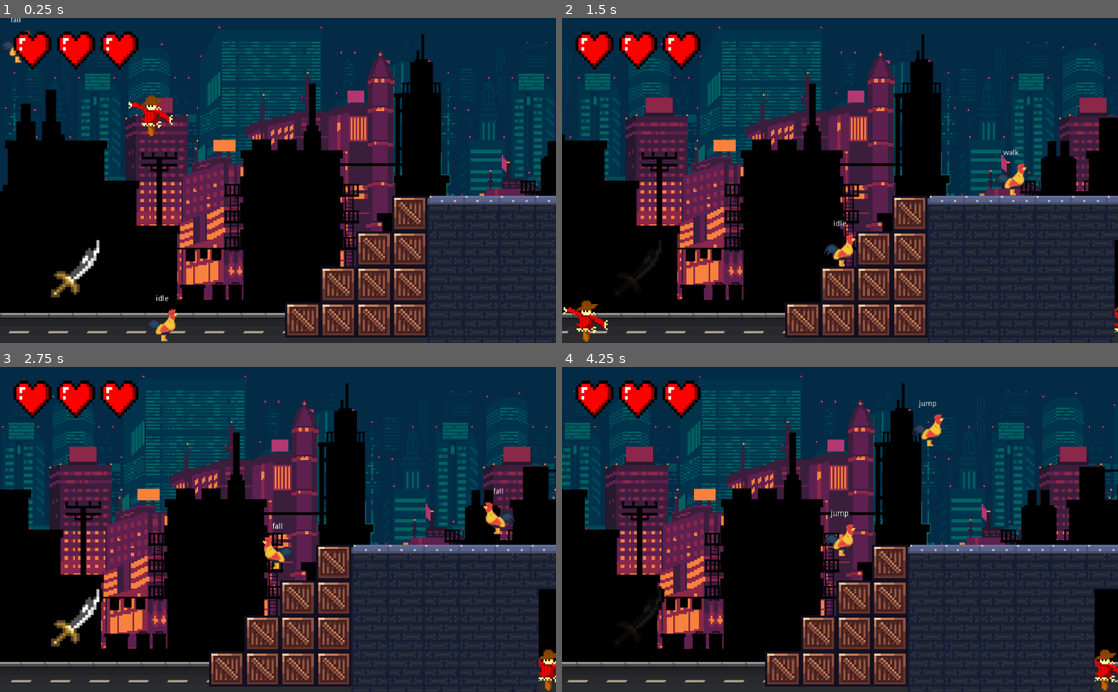
Above: before the commit, frames 1-4 (two rows, left to right).
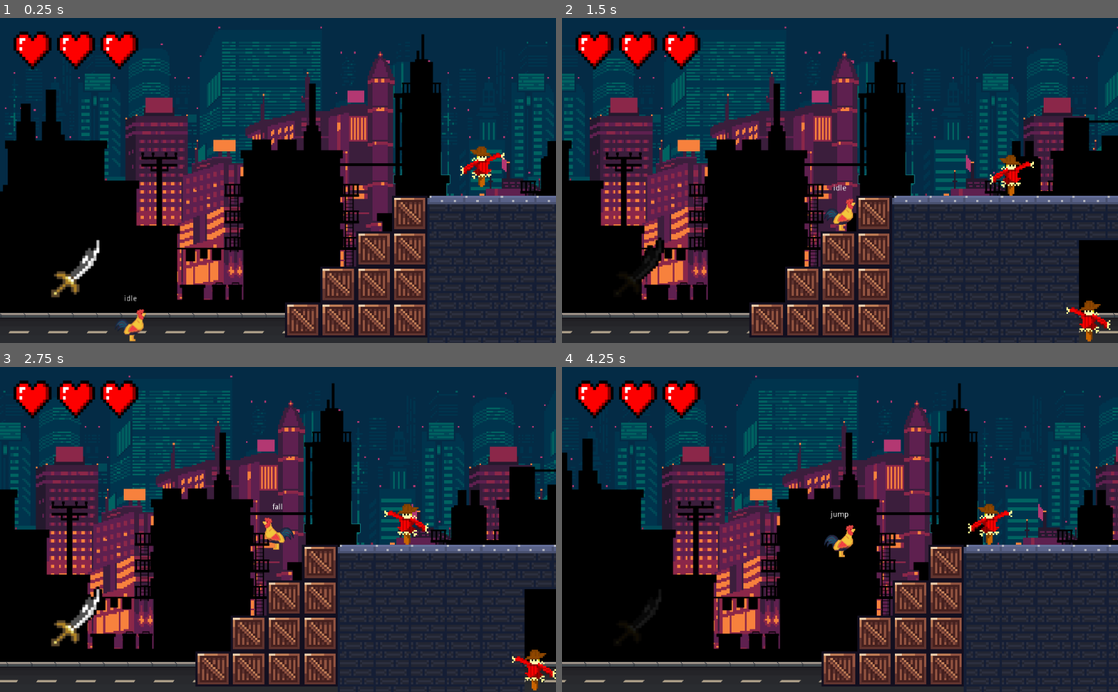
Above: after the commit, the same moments.

Repository: see4pablo/rooster-madness
Game: Godot game, scene res://Game.tscn
The game is run twice, just before and just after one commit, with the same random seed, the same clock (stepped at 60 frames per second) and the same inputs.
Inputs (mouse positions are in pixels of both pictures, inside the frame that each line leads up to):
- Up to frame 1 (0.25 s): no input
- Up to frame 2 (1.5 s): move the mouse to (962, 164) at 0.52 s; press the mouse at (962, 164) at 0.53 s; hold D (move_right) from 0.53 s (still down); tap Space (jump) at 0.77 s; move the mouse to (728, 196) at 1.27 s; release the mouse at (728, 196) at 1.28 s; click (728, 196) at 1.35 s
- Up to frame 3 (2.75 s): tap Space (jump) at 1.52 s; move the mouse to (333, 458) at 2.02 s; release D (move_right) at 2.03 s; press the mouse at (333, 458) at 2.03 s; hold A (move_left) from 2.03 s (still down)
- Up to frame 4 (4.25 s): move the mouse to (812, 594) at 2.77 s; release A (move_left) at 2.78 s; release the mouse at (812, 594) at 2.78 s; hold D (move_right) from 2.78 s (still down); click (812, 594) at 2.85 s; tap Space (jump) at 3.02, 3.77 s; move the mouse to (1006, 578) at 3.52 s; press the mouse at (1006, 578) at 3.53 s

The runs differ from the first frame. In frame 1, 1.4% of the frame differs, in the area x 0-91%, y 0-100%; in frame 2, 37%; in frame 3, 28%; in frame 4, 45%, in the area x 0-100%, y 2-100%.

Commit message:
Fix game escene

Diff:
--- a/Game.tscn
+++ b/Game.tscn
@@ -22,15 +22,6 @@
 [node name="CollisionShape2D" type="CollisionShape2D" parent="StaticBody2D"]
 position = Vector2( 8128.17, 327.145 )
 shape = SubResource( 1 )
-
-[node name="Enemies" type="Node2D" parent="."]
-
-[node name="enemy" parent="Enemies" instance=ExtResource( 2 )]
-position = Vector2( 1250.48, 565.647 )
-direction = 1
-
-[node name="Player" parent="." instance=ExtResource( 1 )]
-position = Vector2( 298.975, 539.56 )
 
 [node name="ParallaxBackground" type="ParallaxBackground" parent="."]
 
@@ -91,15 +82,15 @@
 format = 1
 tile_data = PoolIntArray( 65535, 0, 0, 131071, 0, 0, 196607, 0, 0, 262143, 0, 0, 327679, 0, 0, 393215, 0, 0, 327691, 0, …(564 unchanged characters)…
 
+[node name="Enemies" type="Node2D" parent="."]
 
-
-[node name="enemy2" parent="Enemies" instance=ExtResource( 2 )]
-position = Vector2( 300, 133 )
+[node name="enemy" parent="Enemies" instance=ExtResource( 2 )]
+position = Vector2( 1250.48, 565.647 )
 direction = 1
 
 [node name="enemy2" parent="Enemies" instance=ExtResource( 2 )]
-position = Vector2( 300, 133 )
+position = Vector2( 866.134, 226.998 )
 direction = 1
 
 [node name="Player" parent="." instance=ExtResource( 1 )]
->>>>>>> b9b32e38bd9cfea81368923b786137484ba3386e
+position = Vector2( 240.547, 535.92 )
